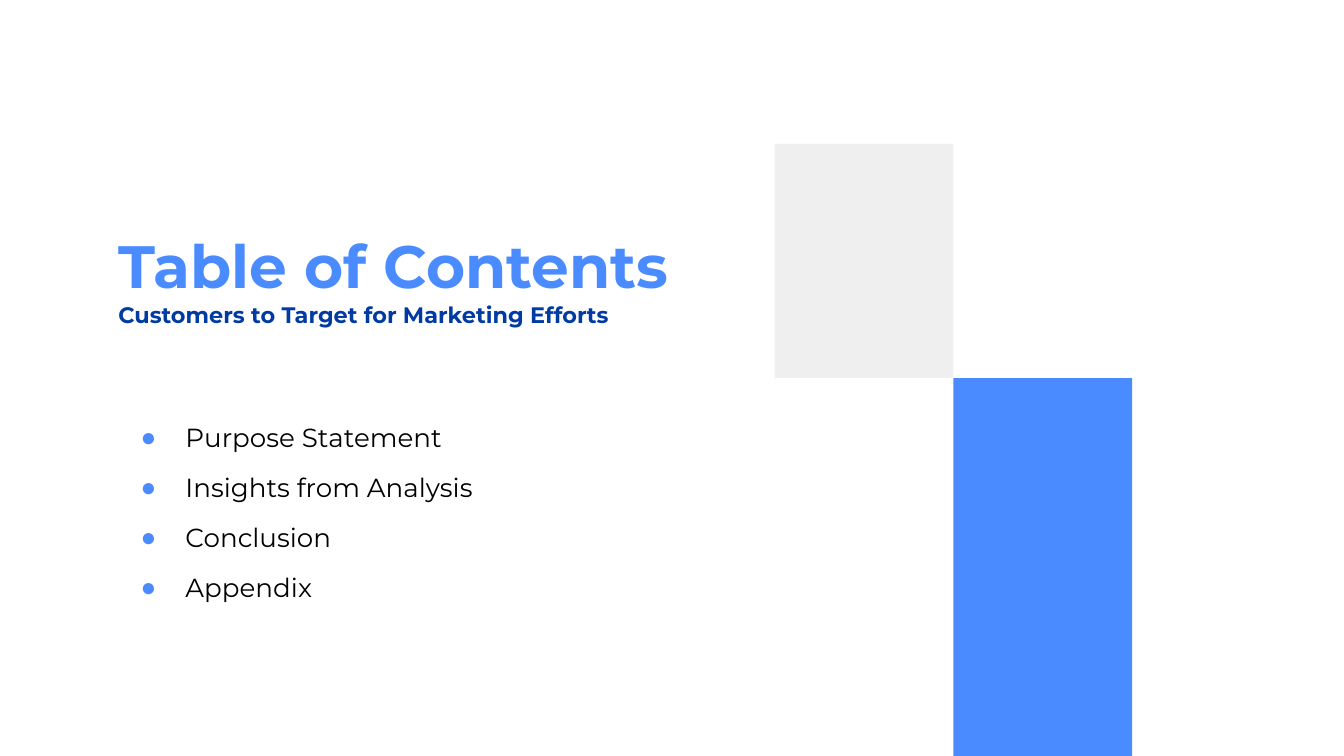
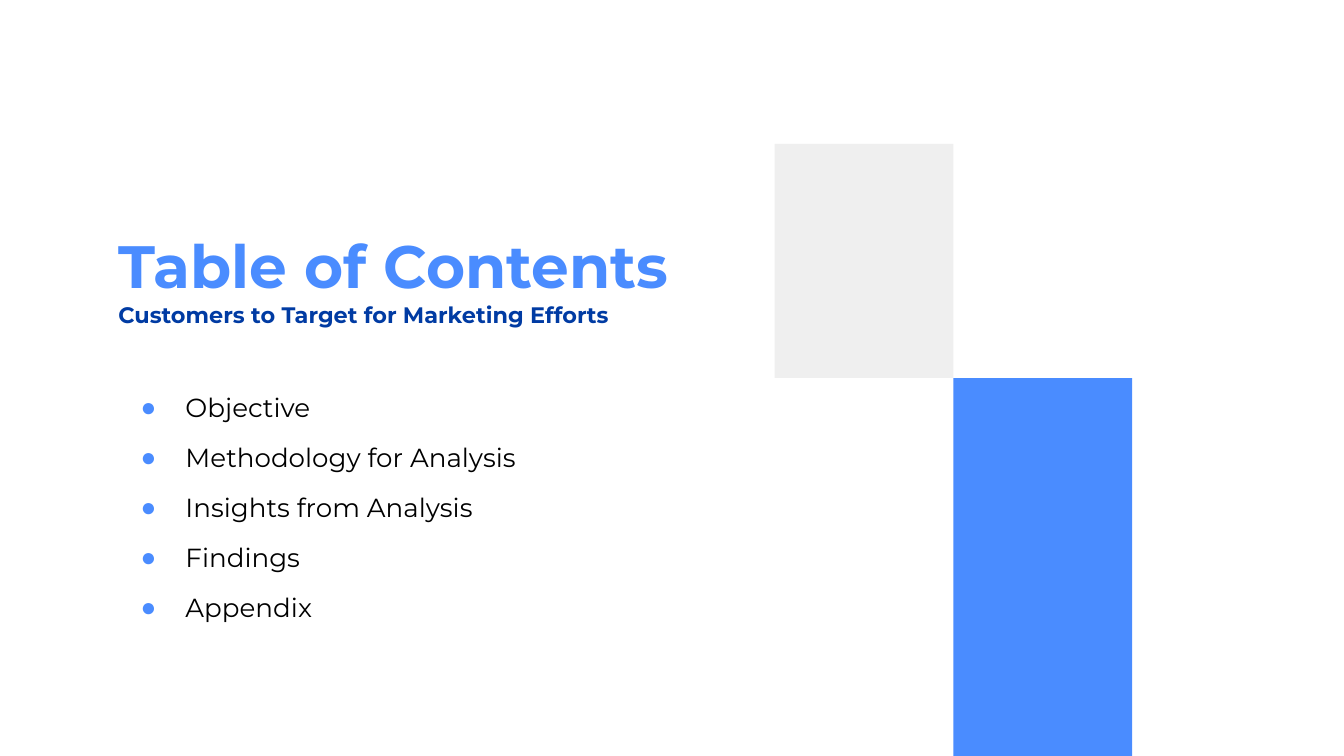
Before and after one commit to anjalihansda16/Customer-Segmentation, a slide deck: slide 2 of ppt/Customer Segmentation.pptx. Drawn at 1344x756 pixels with LibreOffice and Linux fonts; fonts in the diff are those of the drawing. Boxes give left, top, right and bottom in pixels: in the first picture for what was removed or moved away, otherwise in the second. Text is boxed around its words. In the diff, an @@ line names an element or a change of style, - is before the commit and + after.

Commit message:
Added methodology, chart edit in ppt

```diff
--- a/ppt/Customer Segmentation.pptx
+++ b/ppt/Customer Segmentation.pptx
@@ subtitle "Objective": place and size @@
-subtitle "Objective" at bbox=[185, 428, 473, 602]
+subtitle "Objective" at bbox=[185, 397, 516, 622]
@@ subtitle at bbox=[185, 397, 516, 473]: text changed @@
-● Purpose Statement
+● Objective
+● Methodology for Analysis
@@ subtitle at bbox=[185, 547, 300, 573]: text changed @@
-● Conclusion
+● Findings
```
Also in this commit, not shown: 12 other slides changed, 1 slide added.
